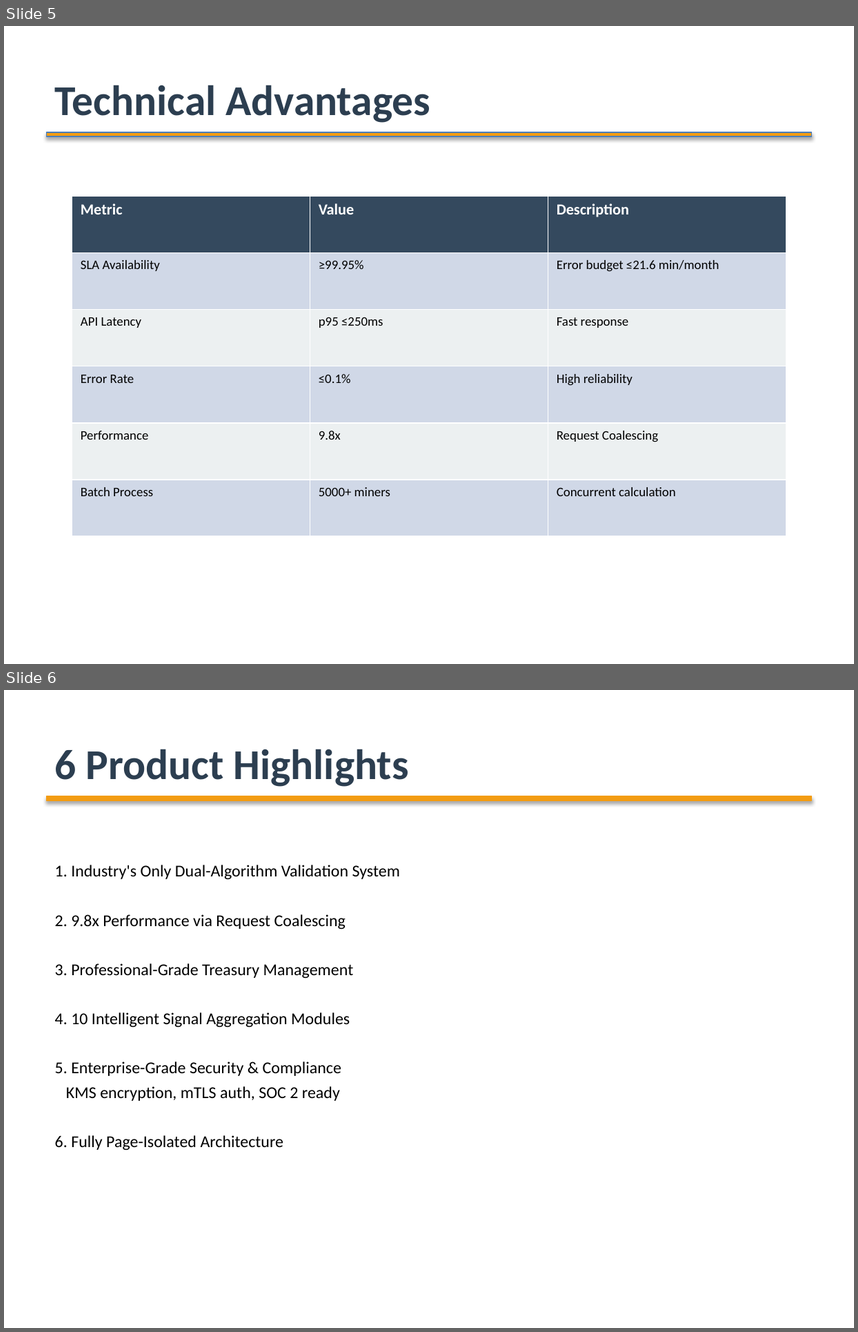
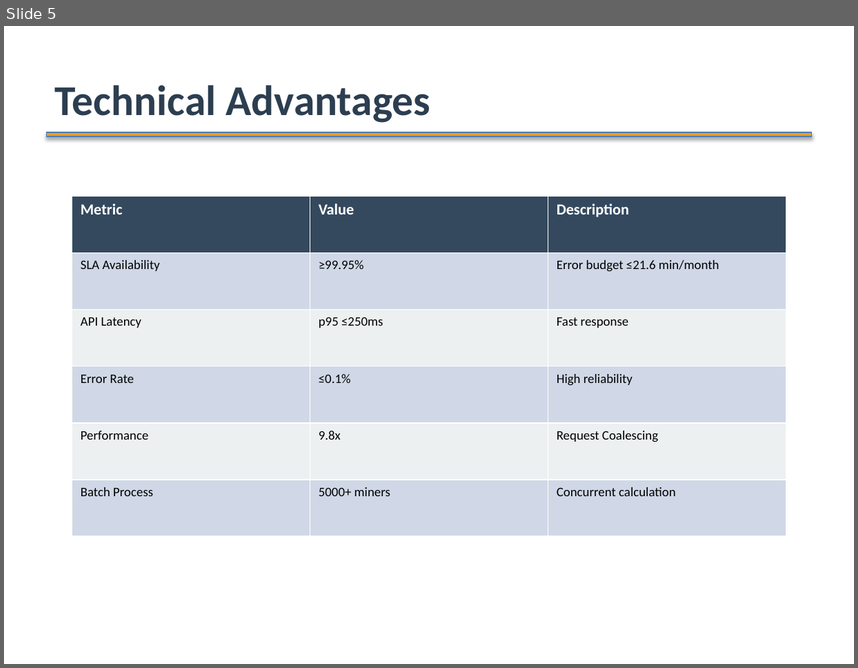
Before and after one commit to ArabotHXL/BTC_project, a slide deck: HashInsight_Product_Introduction_EN.pptx. Shown one above the other, each under a label of ours: slides 5 and 6 before the commit, slide 5 after it. The pictures are 858x1332 and 858x668 pixels, drawn with LibreOffice and Linux fonts; fonts in the diff are those of the drawing. Boxes give left, top, right and bottom in pixels: in the first picture for what was removed or moved away, otherwise in the second. Text is boxed around its words. In the diff, an @@ line names an element or a change of style, - is before the commit and + after.

```diff
--- a/HashInsight_Product_Introduction_EN.pptx
+++ b/HashInsight_Product_Introduction_EN.pptx
@@ slide 6 removed at [4, 690, 854, 1328], background #FFFFFF @@
@@ text removed at [55, 749, 409, 787] @@
-6 Product Highlights
@@ rectangle removed at [47, 796, 811, 800] @@
@@ text removed at [55, 865, 400, 1150] @@
-1. Industry's Only Dual-Algorithm Validation System
-2. 9.8x Performance via Request Coalescing
-3. Professional-Grade Treasury Management
-4. 10 Intelligent Signal Aggregation Modules
-5. Enterprise-Grade Security & Compliance
-KMS encryption, mTLS auth, SOC 2 ready
-6. Fully Page-Isolated Architecture
```
Also in this commit, not shown: 5 slides changed, 2 slides added, 1 other slide removed, 18 other files.
